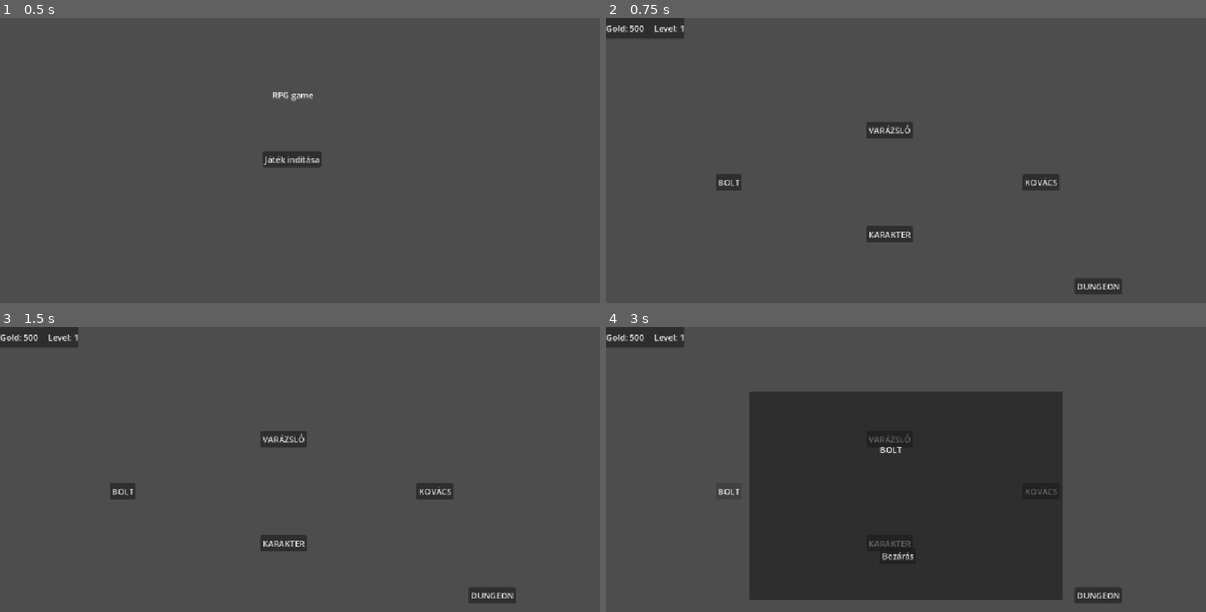
Above: before the commit, frames 1-4 (two rows, left to right).
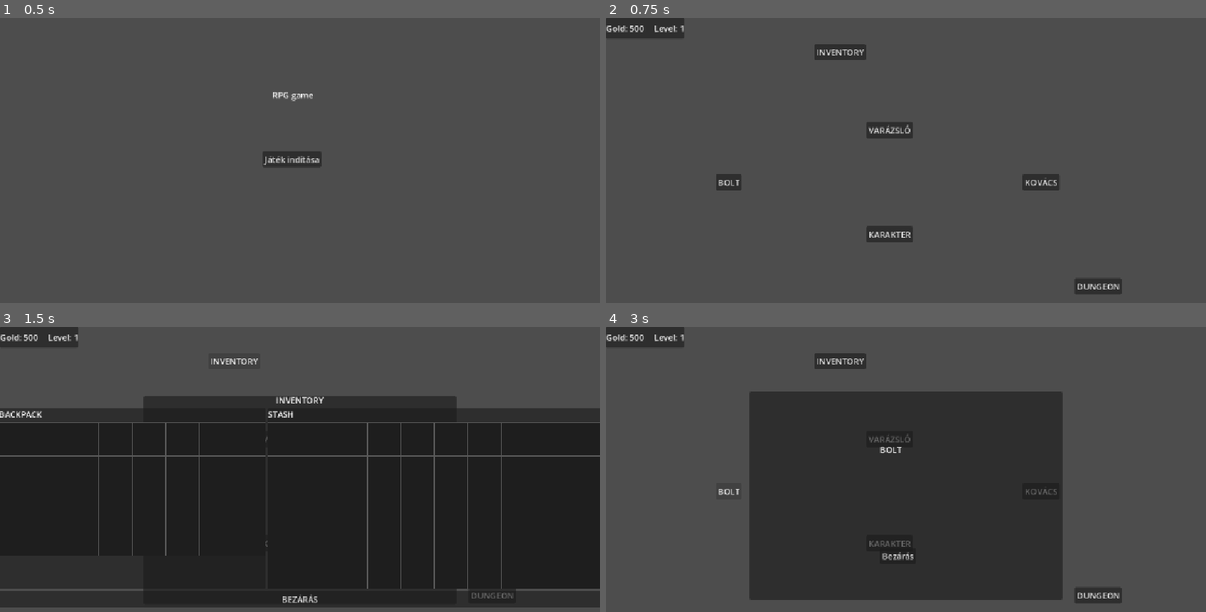
Above: after the commit, the same moments.

Repository: FBal1nt/Projekt_lab_rpggame
Game: Godot game, scene res://Scenes/Menu/MainMenu.tscn
Same seed, same stepped clock (60 frames per second), same inputs: the game is played once before the commit and once after it.
Inputs (mouse positions are in pixels of both pictures, inside the frame that each line leads up to):
- Up to frame 1 (0.5 s): no input
- Up to frame 2 (0.75 s): click "Játék indítása" at 0.5 s
- Up to frame 3 (1.5 s): click (234, 361) at 1.25 s, where only the run after the commit has a clickable "INVENTORY"
- Up to frame 4 (3 s): click (906, 597) at 2 s, where only the run after the commit has a clickable "BEZÁRÁS"; click "BOLT" at 2.75 s

Frame 1 is identical in both runs. In frame 2, 0.4% of the frame differs, in the area x 34-44%, y 9-15%; in frame 3, 69%, in the area x 0-100%, y 11-99%; in frame 4, 0.4%.

Commit message:
Inventory
Benne van most az inventory alapja

Diff:
--- /dev/null
+++ b/Data/Items/health_potion.tres
@@ -0,0 +1,13 @@
+[gd_resource type="Resource" script_class="ItemData" format=3 uid="uid://cj1b02yc8xld4"]
+
+[ext_resource type="Script" uid="uid://4qjcof5xncfd" path="res://Scripts/Data/ItemData.gd" id="1_4n0t4"]
+
+[resource]
+script = ExtResource("1_4n0t4")
+id = &"health_potion"
+display_name = "Health Potion"
+description = "Restores health."
+max_stack = 5
+buy_price = 50
+sell_price = 25
+metadata/_custom_type_script = "uid://4qjcof5xncfd"
--- /dev/null
+++ b/Data/Items/iron_sword.tres
@@ -0,0 +1,13 @@
+[gd_resource type="Resource" script_class="ItemData" format=3 uid="uid://c5yu5w27gcysj"]
+
+[ext_resource type="Script" uid="uid://4qjcof5xncfd" path="res://Scripts/Data/ItemData.gd" id="1_6dktw"]
+
+[resource]
+script = ExtResource("1_6dktw")
+id = &"iron_sword"
+display_name = "Iron Sword"
+description = "A simple iron sword."
+size = Vector2i(2, 3)
+buy_price = 150
+sell_price = 75
+metadata/_custom_type_script = "uid://4qjcof5xncfd"
--- /dev/null
+++ b/Scenes/Inventory/InventoryGrid.tscn
@@ -0,0 +1,12 @@
+[gd_scene format=3 uid="uid://dhpjx4tv707c7"]
+
+[ext_resource type="Script" uid="uid://o7s50biii7cv" path="res://Scripts/UI/InventoryGrid.gd" id="1_7hmmc"]
+
+[node name="InventoryGrid" type="Control" unique_id=370135112]
+layout_mode = 3
+anchors_preset = 15
+anchor_right = 1.0
+anchor_bottom = 1.0
+grow_horizontal = 2
+grow_vertical = 2
+script = ExtResource("1_7hmmc")
--- /dev/null
+++ b/Scenes/Inventory/InventoryWindow.tscn
@@ -0,0 +1,64 @@
+[gd_scene format=3 uid="uid://dbbx8xkxlo7eh"]
+
+[ext_resource type="PackedScene" uid="uid://dhpjx4tv707c7" path="res://Scenes/Inventory/InventoryGrid.tscn" id="1_a1eca"]
+[ext_resource type="Script" uid="uid://b0f3xbj133tqs" path="res://Scripts/UI/InventoryWindow.gd" id="1_mf4og"]
+
+[node name="Panel" type="Panel" unique_id=1944863520]
+anchors_preset = 15
+anchor_right = 1.0
+anchor_bottom = 1.0
+grow_horizontal = 2
+grow_vertical = 2
+script = ExtResource("1_mf4og")
+
+[node name="MarginContainer" type="MarginContainer" parent="." unique_id=1707420878]
+layout_mode = 1
+anchors_preset = 15
+anchor_right = 1.0
+anchor_bottom = 1.0
+grow_horizontal = 2
+grow_vertical = 2
+
+[node name="VBoxContainer" type="VBoxContainer" parent="MarginContainer" unique_id=1891518568]
+layout_mode = 2
+
+[node name="Title" type="Label" parent="MarginContainer/VBoxContainer" unique_id=1954768302]
+layout_mode = 2
+text = "INVENTORY"
+horizontal_alignment = 1
+
+[node name="InventoryContainer" type="HBoxContainer" parent="MarginContainer/VBoxContainer" unique_id=1331889621]
+layout_mode = 2
+alignment = 1
+
+[node name="BackpackPanel" type="PanelContainer" parent="MarginContainer/VBoxContainer/InventoryContainer" unique_id=1389141643]
+layout_mode = 2
+
+[node name="VBoxContainer" type="VBoxContainer" parent="MarginContainer/VBoxContainer/InventoryContainer/BackpackPanel" unique_id=2127815400]
+layout_mode = 2
+
+[node name="Label" type="Label" parent="MarginContainer/VBoxContainer/InventoryContainer/BackpackPanel/VBoxContainer" unique_id=795296717]
+layout_mode = 2
+text = "BACKPACK"
+
+[node name="BackpackGrid" parent="MarginContainer/VBoxContainer/InventoryContainer/BackpackPanel/VBoxContainer" unique_id=370135112 instance=ExtResource("1_a1eca")]
+layout_mode = 2
+
+[node name="StashPanel" type="PanelContainer" parent="MarginContainer/VBoxContainer/InventoryContainer" unique_id=949839729]
+layout_mode = 2
+
+[node name="VBoxContainer" type="VBoxContainer" parent="MarginContainer/VBoxContainer/InventoryContainer/StashPanel" unique_id=62926667]
+layout_mode = 2
+
+[node name="Label" type="Label" parent="MarginContainer/VBoxContainer/InventoryContainer/StashPanel/VBoxContainer" unique_id=1238699269]
+layout_mode = 2
+text = "STASH"
+
+[node name="StashGrid" parent="MarginContainer/VBoxContainer/InventoryContainer/StashPanel/VBoxContainer" unique_id=533027285 instance=ExtResource("1_a1eca")]
+layout_mode = 2
+
+[node name="CloseButton" type="Button" parent="MarginContainer/VBoxContainer" unique_id=1613142188]
+layout_mode = 2
+text = "BEZÁRÁS"
+
+[connection signal="pressed" from="MarginContainer/VBoxContainer/CloseButton" to="." method="_on_close_button_pressed"]
--- a/Scenes/Lobby/Lobby.tscn
+++ b/Scenes/Lobby/Lobby.tscn
@@ -1,6 +1,7 @@
 [gd_scene format=3 uid="uid://bj2jwehnlcbfk"]
 
 [ext_resource type="Script" uid="uid://bwegda1m08hf8" path="res://Scripts/UI/lobby.gd" id="1_a15b7"]
+[ext_resource type="PackedScene" uid="uid://dbbx8xkxlo7eh" path="res://Scenes/Inventory/InventoryWindow.tscn" id="2_t6nvb"]
 
 [node name="Lobby" type="Control" unique_id=1294276721]
 layout_mode = 3
@@ -69,6 +70,14 @@
 offset_bottom = 531.0
 text = "DUNGEON"
 
+[node name="InventoryBuilding" type="Button" parent="Buildings" unique_id=1450351137]
+layout_mode = 0
+offset_left = 400.0
+offset_top = 50.0
+offset_right = 499.0
+offset_bottom = 81.0
+text = "INVENTORY"
+
 [node name="UI" type="CanvasLayer" parent="." unique_id=1488900799]
 
 [node name="TopBar" type="PanelContainer" parent="UI" unique_id=1117863535]
@@ -250,12 +259,25 @@
 offset_right = 319.0
 offset_bottom = 331.0
 text = "Bezárás"
+
+[node name="InventoryWindow" parent="UI/WindowLayer" unique_id=524928531 instance=ExtResource("2_t6nvb")]
+layout_mode = 1
+anchors_preset = 8
+anchor_left = 0.5
+anchor_top = 0.5
+anchor_right = 0.5
+anchor_bottom = 0.5
+offset_left = -300.0
+offset_top = -191.0
+offset_right = 300.0
+offset_bottom = 209.0
 
 [connection signal="pressed" from="Buildings/ShopBuilding" to="." method="_on_shop_building_pressed"]
 [connection signal="pressed" from="Buildings/CharacterBuilding" to="." method="_on_character_building_pressed"]
 [connection signal="pressed" from="Buildings/BlacksmithBuilding" to="." method="_on_blacksmith_building_pressed"]
 [connection signal="pressed" from="Buildings/WizardBuilding" to="." method="_on_wizard_building_pressed"]
 [connection signal="pressed" from="Buildings/DungeonBuilding" to="." method="_on_dungeon_building_pressed"]
+[connection signal="pressed" from="Buildings/InventoryBuilding" to="." method="_on_inventory_building_pressed"]
 [connection signal="pressed" from="UI/WindowLayer/ShopWindow/CloseButton" to="." method="_on_close_button_pressed"]
 [connection signal="pressed" from="UI/WindowLayer/CharacterWindow/CloseButton" to="." method="_on_close_button_pressed"]
 [connection signal="pressed" from="UI/WindowLayer/BlacksmithWindow/CloseButton" to="." method="_on_close_button_pressed"]
--- /dev/null
+++ b/Scripts/Data/Inventory.gd
@@ -0,0 +1,111 @@
+class_name Inventory
+extends Resource
+
+
+signal inventory_changed
+
+
+@export var width: int = 8
+@export var height: int = 4
+
+var items: Array[InventoryItem] = []
+
+func is_position_inside(position: Vector2i, size: Vector2i) -> bool:
+	if position.x < 0:
+		return false
+
+	if position.y < 0:
+		return false
+
+	if position.x + size.x > width:
+		return false
+
+	if position.y + size.y > height:
+		return false
+
+	return true
+
+func get_item_at_cell(cell: Vector2i, ignore_item: InventoryItem = null) -> InventoryItem:
+	for inventory_item in items:
+		if inventory_item == ignore_item:
+			continue
+
+		var item_size := inventory_item.item_data.size
+		var item_position := inventory_item.position
+
+		if (
+			cell.x >= item_position.x
+			and cell.x < item_position.x + item_size.x
+			and cell.y >= item_position.y
+			and cell.y < item_position.y + item_size.y
+		):
+			return inventory_item
+
+	return null
+
+func can_place_item(
+	item_data: ItemData,
+	position: Vector2i,
+	ignore_item: InventoryItem = null
+) -> bool:
+	if not is_position_inside(position, item_data.size):
+		return false
+
+	for y in range(position.y, position.y + item_data.size.y):
+		for x in range(position.x, position.x + item_data.size.x):
+			var cell := Vector2i(x, y)
+
+			if get_item_at_cell(cell, ignore_item) != null:
+				return false
+
+	return true
+
+func add_item(
+	item_data: ItemData,
+	position: Vector2i,
+	amount: int = 1
+) -> InventoryItem:
+	if not can_place_item(item_data, position):
+		return null
+
+	var inventory_item := InventoryItem.new()
+
+	inventory_item.item_data = item_data
+	inventory_item.position = position
+	inventory_item.amount = amount
+
+	items.append(inventory_item)
+
+	inventory_changed.emit()
+
+	return inventory_item
+
+func move_item(
+	inventory_item: InventoryItem,
+	new_position: Vector2i
+) -> bool:
+	if not items.has(inventory_item):
+		return false
+
+	if not can_place_item(
+		inventory_item.item_data,
+		new_position,
+		inventory_item
+	):
+		return false
+
+	inventory_item.position = new_position
+
+	inventory_changed.emit()
+
+	return true
+
+func remove_item(inventory_item: InventoryItem) -> bool:
+	if not items.has(inventory_item):
+		return false
+
+	items.erase(inventory_item)
+
+	inventory_changed.emit()
+
+	return true
--- /dev/null
+++ b/Scripts/Data/InventoryItem.gd
@@ -0,0 +1,7 @@
+class_name InventoryItem
+extends Resource
+
+
+@export var item_data: ItemData
+@export var position: Vector2i = Vector2i.ZERO
+@export var amount: int = 1
--- /dev/null
+++ b/Scripts/Data/ItemData.gd
@@ -0,0 +1,22 @@
+class_name ItemData
+extends Resource
+
+
+@export_category("Basic Information")
+@export var id: StringName
+@export var display_name: String = ""
+@export_multiline var description: String = ""
+
+
+@export_category("Visual")
+@export var icon: Texture2D
+
+
+@export_category("Inventory")
+@export var size: Vector2i = Vector2i(1, 1)
+@export var max_stack: int = 1
+
+
+@export_category("Economy")
+@export var buy_price: int = 0
+@export var sell_price: int = 0
--- a/Scripts/Managers/GameState.gd
+++ b/Scripts/Managers/GameState.gd
@@ -1,14 +1,23 @@
 extends Node
+
+
+signal state_changed
+
 
 var gold: int = 500
 var level: int = 1
 var xp: int = 0
 
-# Called when the node enters the scene tree for the first time.
-func _ready() -> void:
-	pass # Replace with function body.
+
+var backpack: Inventory
+var stash: Inventory
 
 
-# Called every frame. 'delta' is the elapsed time since the previous frame.
-func _process(delta: float) -> void:
-	pass
+func _ready() -> void:
+	backpack = Inventory.new()
+	backpack.width = 8
+	backpack.height = 4
+
+	stash = Inventory.new()
+	stash.width = 10
+	stash.height = 5
--- /dev/null
+++ b/Scripts/UI/InventoryGrid.gd
@@ -0,0 +1,122 @@
+class_name InventoryGrid
+extends Control
+
+
+@export var cell_size: int = 64
+
+var inventory: Inventory
+
+
+func set_inventory(new_inventory: Inventory) -> void:
+	if inventory != null:
+		if inventory.inventory_changed.is_connected(_on_inventory_changed):
+			inventory.inventory_changed.disconnect(_on_inventory_changed)
+
+	inventory = new_inventory
+
+	if inventory != null:
+		inventory.inventory_changed.connect(_on_inventory_changed)
+
+		custom_minimum_size = Vector2(
+			inventory.width * cell_size,
+			inventory.height * cell_size
+		)
+
+		size = custom_minimum_size
+
+	refresh()
+	queue_redraw()
+
+
+func _on_inventory_changed() -> void:
+	refresh()
+	queue_redraw()
+
+
+func _draw() -> void:
+	if inventory == null:
+		return
+
+	var grid_size := Vector2(
+		inventory.width * cell_size,
+		inventory.height * cell_size
+	)
+
+	# Háttér
+	draw_rect(
+		Rect2(Vector2.ZERO, grid_size),
+		Color(0.12, 0.12, 0.12, 1.0)
+	)
+
+	# Függőleges vonalak
+	for x in range(inventory.width + 1):
+		var start := Vector2(x * cell_size, 0)
+		var end := Vector2(x * cell_size, grid_size.y)
+
+		draw_line(
+			start,
+			end,
+			Color(0.35, 0.35, 0.35, 1.0),
+			1.0
+		)
+
+	# Vízszintes vonalak
+	for y in range(inventory.height + 1):
+		var start := Vector2(0, y * cell_size)
+		var end := Vector2(grid_size.x, y * cell_size)
+
+		draw_line(
+			start,
+			end,
+			Color(0.35, 0.35, 0.35, 1.0),
+			1.0
+		)
+
+
+func refresh() -> void:
+	# Korábbi item-megjelenítések törlése
+	for child in get_children():
+		child.queue_free()
+
+	if inventory == null:
+		return
+
+	# Itemek kirajzolása
+	for inventory_item in inventory.items:
+		create_item_visual(inventory_item)
+
+
+func create_item_visual(inventory_item: InventoryItem) -> void:
+	var item_panel := Panel.new()
+
+	item_panel.mouse_filter = Control.MOUSE_FILTER_IGNORE
+
+	var item_position := inventory_item.position
+	var item_size := inventory_item.item_data.size
+
+	item_panel.position = Vector2(
+		item_position.x * cell_size + 2,
+		item_position.y * cell_size + 2
+	)
+
+	item_panel.size = Vector2(
+		item_size.x * cell_size - 4,
+		item_size.y * cell_size - 4
+	)
+
+	item_panel.tooltip_text = inventory_item.item_data.description
+
+	add_child(item_panel)
+
+	var label := Label.new()
+
+	label.text = inventory_item.item_data.display_name
+
+	if inventory_item.amount > 1:
+		label.text += "\nx" + str(inventory_item.amount)
+
+	label.horizontal_alignment = HORIZONTAL_ALIGNMENT_CENTER
+	label.vertical_alignment = VERTICAL_ALIGNMENT_CENTER
+	label.set_anchors_and_offsets_preset(Control.PRESET_FULL_RECT)
+
+	item_panel.add_child(label)
--- /dev/null
+++ b/Scripts/UI/InventoryWindow.gd
@@ -0,0 +1,19 @@
+extends Panel
+
+
+@onready var backpack_grid: InventoryGrid = $MarginContainer/VBoxContainer/InventoryContainer/BackpackPanel/VBoxContainer/BackpackGrid
+
+@onready var stash_grid: InventoryGrid = $MarginContainer/VBoxContainer/InventoryContainer/StashPanel/VBoxContainer/StashGrid
+
+@onready var close_button: Button = $MarginContainer/VBoxContainer/CloseButton
+
+
+func _ready() -> void:
+	backpack_grid.set_inventory(GameState.backpack)
+	stash_grid.set_inventory(GameState.stash)
+
+	close_button.pressed.connect(_on_close_button_pressed)
+
+
+func _on_close_button_pressed() -> void:
+	hide()
--- a/Scripts/UI/lobby.gd
+++ b/Scripts/UI/lobby.gd
@@ -9,6 +9,7 @@
 @onready var shop_window: Panel = $UI/WindowLayer/ShopWindow
 @onready var wizard_window: Panel = $UI/WindowLayer/WizardWindow
 @onready var dungeon_window: Panel = $UI/WindowLayer/DungeonWindow
+@onready var inventory_window: Panel = $UI/WindowLayer/InventoryWindow
 
 var windows: Array[Panel] = []
 
@@ -18,7 +19,8 @@
 		blacksmith_window,
 		shop_window,
 		wizard_window,
-		dungeon_window
+		dungeon_window,
+		inventory_window
 	]
 
 	close_all_windows()
@@ -53,3 +55,6 @@
 
 func _on_dungeon_building_pressed() -> void:
 	open_window(dungeon_window)
+
+func _on_inventory_building_pressed() -> void:
+	open_window(inventory_window)
--- a/Scripts/UI/test.gd
+++ b/Scripts/UI/test.gd
@@ -2,6 +2,44 @@
 
 
 func _ready() -> void:
-	print("Gold: ", GameState.gold)
-	print("Level: ", GameState.level)
-	print("XP: ", GameState.xp)
+	var sword: ItemData = load("res://data/items/iron_sword.tres")
+
+	var potion: ItemData = load("res://data/items/health_potion.tres")
+
+	print("=== INVENTORY TEST ===")
+
+	var sword_instance = GameState.backpack.add_item(
+		sword,
+		Vector2i(0, 0)
+	)
+
+	if sword_instance != null:
+		print("Sword added successfully.")
+	else:
+		print("Sword could not be added.")
+
+
+	var potion_instance = GameState.backpack.add_item(
+		potion,
+		Vector2i(2, 0),
+		3
+	)
+
+	if potion_instance != null:
+		print("Potion added successfully.")
+	else:
+		print("Potion could not be added.")
+
+
+	print("Sword position: ", sword_instance.position)
+	print("Potion position: ", potion_instance.position)
+
+	var second_sword = GameState.backpack.add_item(
+		sword,
+		Vector2i(1, 1)
+	)
+
+	if second_sword != null:
+		print("ERROR: Sword should NOT fit here!")
+	else:
+		print("Collision test passed.")
Not shown, added: Scripts/Data/Inventory.gd.uid
Not shown, added: Scripts/Data/InventoryItem.gd.uid
Not shown, added: Scripts/Data/ItemData.gd.uid
Not shown, added: Scripts/UI/InventoryGrid.gd.uid
Not shown, added: Scripts/UI/InventoryWindow.gd.uid
